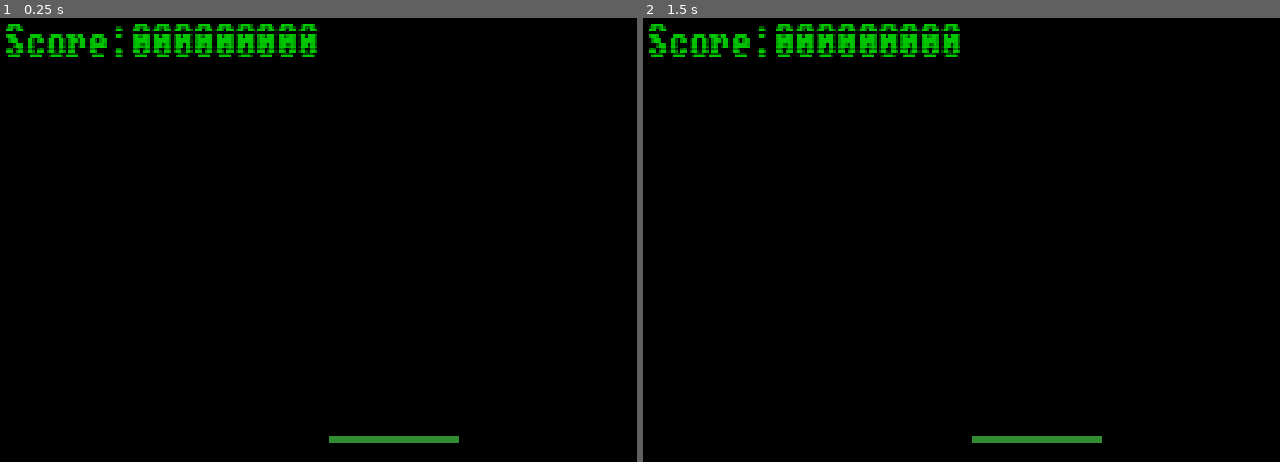
Above: before the commit, frames 1-2 (left to right).
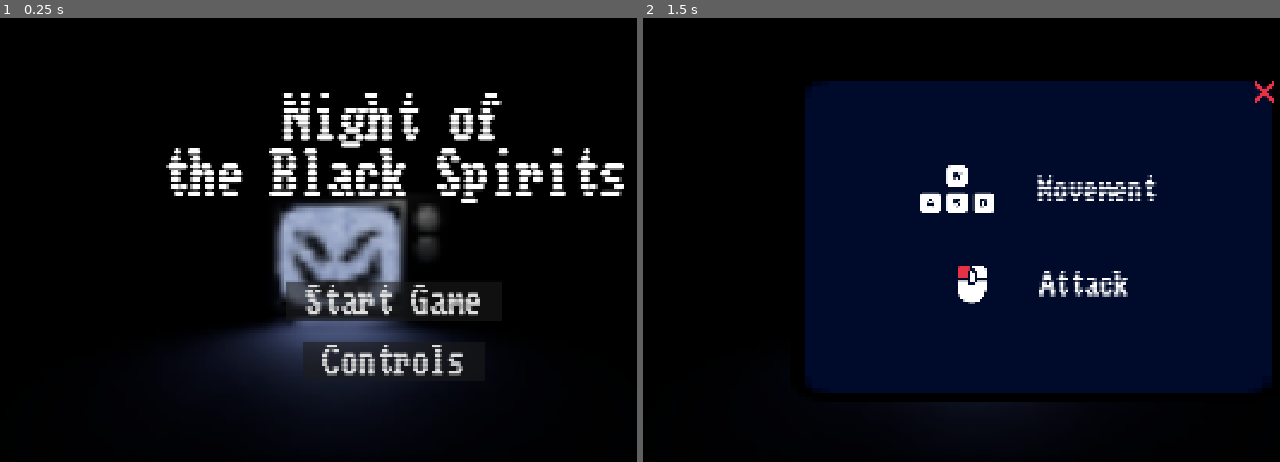
Above: after the commit, the same moments.

Repository: c-bejar/Night-of-the-Black-Spirits
Game: Godot game, scene res://Areas/start_menu.tscn
Same seed, same stepped clock (60 frames per second), same inputs: the game is played once before the commit and once after it.
Inputs (mouse positions are in pixels of both pictures, inside the frame that each line leads up to):
- Up to frame 1 (0.25 s): no input
- Up to frame 2 (1.5 s): click (1037, 359) at 0.5 s, where only the run after the commit has a clickable "Controls"; click (1037, 302) at 1.25 s, where only the run after the commit has a clickable "Start Game"

The runs differ from the first frame. In frame 1, 19% of the frame differs, in the area x 0-98%, y 1-96%; in frame 2, 54%, in the area x 0-100%, y 1-96%.

Commit message:
add: start and end ui

Diff:
--- a/Globals/ui.tscn
+++ b/Globals/ui.tscn
@@ -1,11 +1,25 @@
-[gd_scene load_steps=10 format=3 uid="uid://of2qqr8hlr2t"]
+[gd_scene load_steps=21 format=3 uid="uid://of2qqr8hlr2t"]
 
 [ext_resource type="FontFile" uid="uid://dyqvbju0fm2sm" path="res://Fonts/Workbench-Regular-VariableFont_BLED,SCAN.ttf" id="1_1sxe1"]
 [ext_resource type="AudioStream" uid="uid://dqurm7xsc18tw" path="res://Sounds/Ambience.wav" id="1_qiwnj"]
 [ext_resource type="Script" uid="uid://c77a6fjygpaj5" path="res://Globals/ui.gd" id="1_vat5q"]
 [ext_resource type="AudioStream" uid="uid://cadxp4qwcgd5f" path="res://Sounds/menu.wav" id="2_pougl"]
+[ext_resource type="Texture2D" uid="uid://bjcockxbvaixq" path="res://Resources/title.png" id="2_yt8tb"]
 [ext_resource type="AudioStream" uid="uid://cmh6wk4vkgv4a" path="res://Sounds/end.wav" id="3_3nl8e"]
+[ext_resource type="Texture2D" uid="uid://cbie6jjiypb17" path="res://Resources/box.png" id="4_p1ma8"]
+[ext_resource type="Texture2D" uid="uid://nn4ns8w0p6jd" path="res://Resources/x.png" id="5_oxda2"]
+[ext_resource type="Texture2D" uid="uid://hq4vbmdfk0fv" path="res://Resources/x2.png" id="5_vbcvq"]
 [ext_resource type="AudioStream" uid="uid://1u226ayajtxp" path="res://Sounds/score.wav" id="6_3kf0s"]
+[ext_resource type="Texture2D" uid="uid://cabum5dbh25by" path="res://Resources/wasd.png" id="6_j5fae"]
+[ext_resource type="Texture2D" uid="uid://dr8b6mq8ihd7t" path="res://Resources/mouse_left.png" id="8_7ts80"]
+
+[sub_resource type="LabelSettings" id="LabelSettings_oxda2"]
+font = ExtResource("1_1sxe1")
+font_size = 131
+
+[sub_resource type="LabelSettings" id="LabelSettings_5ja5s"]
+font = ExtResource("1_1sxe1")
+font_size = 71
 
 [sub_resource type="LabelSettings" id="LabelSettings_vat5q"]
 font = ExtResource("1_1sxe1")
@@ -17,10 +31,172 @@
 [sub_resource type="StyleBoxFlat" id="StyleBoxFlat_yt8tb"]
 bg_color = Color(0.19607843, 0.54901963, 0.19607843, 1)
 
+[sub_resource type="LabelSettings" id="LabelSettings_3kf0s"]
+font = ExtResource("1_1sxe1")
+font_size = 111
+
+[sub_resource type="LabelSettings" id="LabelSettings_yt8tb"]
+font = ExtResource("1_1sxe1")
+font_size = 111
+
+[sub_resource type="LabelSettings" id="LabelSettings_p1ma8"]
+font = ExtResource("1_1sxe1")
+font_size = 181
+
 [node name="UI" type="CanvasLayer"]
 script = ExtResource("1_vat5q")
 
+[node name="StartUI" type="Control" parent="."]
+layout_mode = 3
+anchors_preset = 15
+anchor_right = 1.0
+anchor_bottom = 1.0
+grow_horizontal = 2
+grow_vertical = 2
+
+[node name="TextureRect" type="TextureRect" parent="StartUI"]
+layout_mode = 1
+anchors_preset = 15
+anchor_right = 1.0
+anchor_bottom = 1.0
+grow_horizontal = 2
+grow_vertical = 2
+texture = ExtResource("2_yt8tb")
+
+[node name="CenterUI" type="Control" parent="StartUI"]
+layout_mode = 1
+anchors_preset = 8
+anchor_left = 0.5
+anchor_top = 0.5
+anchor_right = 0.5
+anchor_bottom = 0.5
+offset_left = -20.0
+offset_top = -20.0
+offset_right = 20.0
+offset_bottom = 20.0
+grow_horizontal = 2
+grow_vertical = 2
+
+[node name="VBoxContainer" type="VBoxContainer" parent="StartUI/CenterUI"]
+layout_mode = 1
+anchors_preset = 8
+anchor_left = 0.5
+anchor_top = 0.5
+anchor_right = 0.5
+anchor_bottom = 0.5
+offset_left = -557.0
+offset_top = -66.0
+offset_right = 557.0
+offset_bottom = 66.0
+grow_horizontal = 2
+grow_vertical = 2
+theme_override_constants/separation = 50
+
+[node name="Label" type="Label" parent="StartUI/CenterUI/VBoxContainer"]
+layout_mode = 2
+text = "Night of
+the Black Spirits
+"
+label_settings = SubResource("LabelSettings_oxda2")
+horizontal_alignment = 1
+vertical_alignment = 1
+
+[node name="StartButton" type="Button" parent="StartUI/CenterUI/VBoxContainer"]
+layout_mode = 2
+size_flags_horizontal = 4
+theme_override_fonts/font = ExtResource("1_1sxe1")
+theme_override_font_sizes/font_size = 85
+text = " Start Game "
+
+[node name="ControlsButton" type="Button" parent="StartUI/CenterUI/VBoxContainer"]
+layout_mode = 2
+size_flags_horizontal = 4
+theme_override_fonts/font = ExtResource("1_1sxe1")
+theme_override_font_sizes/font_size = 85
+text = " Controls "
+
+[node name="ControlsPopup" type="Control" parent="StartUI"]
+visible = false
+layout_mode = 1
+anchor_left = 0.2
+anchor_top = 0.15
+anchor_right = 0.8
+anchor_bottom = 0.85
+offset_left = -20.0
+offset_top = -20.0
+offset_right = 20.0
+offset_bottom = 20.0
+grow_horizontal = 2
+grow_vertical = 2
+
+[node name="TextureRect" type="TextureRect" parent="StartUI/ControlsPopup"]
+texture_filter = 1
+layout_mode = 1
+anchors_preset = 15
+anchor_right = 1.0
+anchor_bottom = 1.0
+offset_left = 2.0
+offset_right = 2.0
+grow_horizontal = 2
+grow_vertical = 2
+texture = ExtResource("4_p1ma8")
+
+[node name="ControlsExitButton" type="TextureButton" parent="StartUI/ControlsPopup"]
+layout_mode = 1
+anchors_preset = 1
+anchor_left = 1.0
+anchor_right = 1.0
+offset_left = -68.0
+offset_bottom = 68.0
+grow_horizontal = 0
+texture_normal = ExtResource("5_vbcvq")
+texture_hover = ExtResource("5_oxda2")
+
+[node name="VBoxContainer" type="VBoxContainer" parent="StartUI/ControlsPopup"]
+layout_mode = 1
+anchors_preset = 8
+anchor_left = 0.5
+anchor_top = 0.5
+anchor_right = 0.5
+anchor_bottom = 0.5
+offset_left = -288.0
+offset_top = -178.0
+offset_right = 288.0
+offset_bottom = 178.0
+grow_horizontal = 2
+grow_vertical = 2
+theme_override_constants/separation = 100
+alignment = 1
+
+[node name="HBoxContainer" type="HBoxContainer" parent="StartUI/ControlsPopup/VBoxContainer"]
+layout_mode = 2
+theme_override_constants/separation = 100
+
+[node name="WASD" type="TextureRect" parent="StartUI/ControlsPopup/VBoxContainer/HBoxContainer"]
+layout_mode = 2
+texture = ExtResource("6_j5fae")
+
+[node name="Label" type="Label" parent="StartUI/ControlsPopup/VBoxContainer/HBoxContainer"]
+layout_mode = 2
+text = "Movement"
+label_settings = SubResource("LabelSettings_5ja5s")
+
+[node name="HBoxContainer2" type="HBoxContainer" parent="StartUI/ControlsPopup/VBoxContainer"]
+layout_mode = 2
+theme_override_constants/separation = 100
+alignment = 1
+
+[node name="MouseLeft" type="TextureRect" parent="StartUI/ControlsPopup/VBoxContainer/HBoxContainer2"]
+layout_mode = 2
+texture = ExtResource("8_7ts80")
+
+[node name="Label" type="Label" parent="StartUI/ControlsPopup/VBoxContainer/HBoxContainer2"]
+layout_mode = 2
+text = "Attack"
+label_settings = SubResource("LabelSettings_5ja5s")
+
 [node name="GameUI" type="Control" parent="."]
+visible = false
 layout_mode = 3
 anchors_preset = 15
 anchor_right = 1.0
@@ -43,6 +219,7 @@
 unique_name_in_owner = true
 modulate = Color(0, 0.78431374, 0, 1)
 layout_mode = 2
+theme_override_constants/separation = 25
 
 [node name="ScoreText" type="Label" parent="GameUI/ScoreContainer/MarginContainer/HBoxContainer"]
 layout_mode = 2
@@ -84,6 +261,68 @@
 value = 7.0
 show_percentage = false
 
+[node name="EndUI" type="Control" parent="."]
+visible = false
+layout_mode = 3
+anchors_preset = 15
+anchor_right = 1.0
+anchor_bottom = 1.0
+grow_horizontal = 2
+grow_vertical = 2
+
+[node name="ScoreDisplay" type="Control" parent="EndUI"]
+layout_mode = 1
+anchors_preset = 8
+anchor_left = 0.5
+anchor_top = 0.5
+anchor_right = 0.5
+anchor_bottom = 0.5
+offset_left = -20.0
+offset_top = -20.0
+offset_right = 20.0
+offset_bottom = 20.0
+grow_horizontal = 2
+grow_vertical = 2
+
+[node name="VBoxContainer" type="VBoxContainer" parent="EndUI/ScoreDisplay"]
+layout_mode = 1
+anchors_preset = 8
+anchor_left = 0.5
+anchor_top = 0.5
+anchor_right = 0.5
+anchor_bottom = 0.5
+offset_left = -500.0
+offset_top = -56.0
+offset_right = 500.0
+offset_bottom = 56.0
+grow_horizontal = 2
+grow_vertical = 2
+theme_override_constants/separation = 10
+alignment = 1
+
+[node name="GameEndText" type="Label" parent="EndUI/ScoreDisplay/VBoxContainer"]
+layout_mode = 2
+text = "The Game has Ended
+"
+label_settings = SubResource("LabelSettings_3kf0s")
+horizontal_alignment = 1
+vertical_alignment = 1
+
+[node name="FinalScoreText" type="Label" parent="EndUI/ScoreDisplay/VBoxContainer"]
+layout_mode = 2
+text = "Final Score:"
+label_settings = SubResource("LabelSettings_yt8tb")
+horizontal_alignment = 1
+vertical_alignment = 1
+
+[node name="FinalScoreBox" type="Label" parent="EndUI/ScoreDisplay/VBoxContainer"]
+unique_name_in_owner = true
+layout_mode = 2
+text = "999999999"
+label_settings = SubResource("LabelSettings_p1ma8")
+horizontal_alignment = 1
+vertical_alignment = 1
+
 [node name="Audio" type="Node" parent="."]
 
 [node name="MainAudio" type="AudioStreamPlayer" parent="Audio"]
@@ -92,7 +331,6 @@
 
 [node name="MenuAudio" type="AudioStreamPlayer" parent="Audio"]
 stream = ExtResource("2_pougl")
-volume_db = -80.0
 autoplay = true
 
 [node name="EndAudio" type="AudioStreamPlayer" parent="Audio"]
@@ -103,3 +341,7 @@
 [node name="ScoreUp" type="AudioStreamPlayer" parent="Audio"]
 stream = ExtResource("6_3kf0s")
 volume_db = -10.0
+
+[connection signal="pressed" from="StartUI/CenterUI/VBoxContainer/StartButton" to="." method="_on_start_button_pressed"]
+[connection signal="pressed" from="StartUI/CenterUI/VBoxContainer/ControlsButton" to="." method="_on_controls_button_pressed"]
+[connection signal="pressed" from="StartUI/ControlsPopup/ControlsExitButton" to="." method="_on_controls_exit_button_pressed"]
